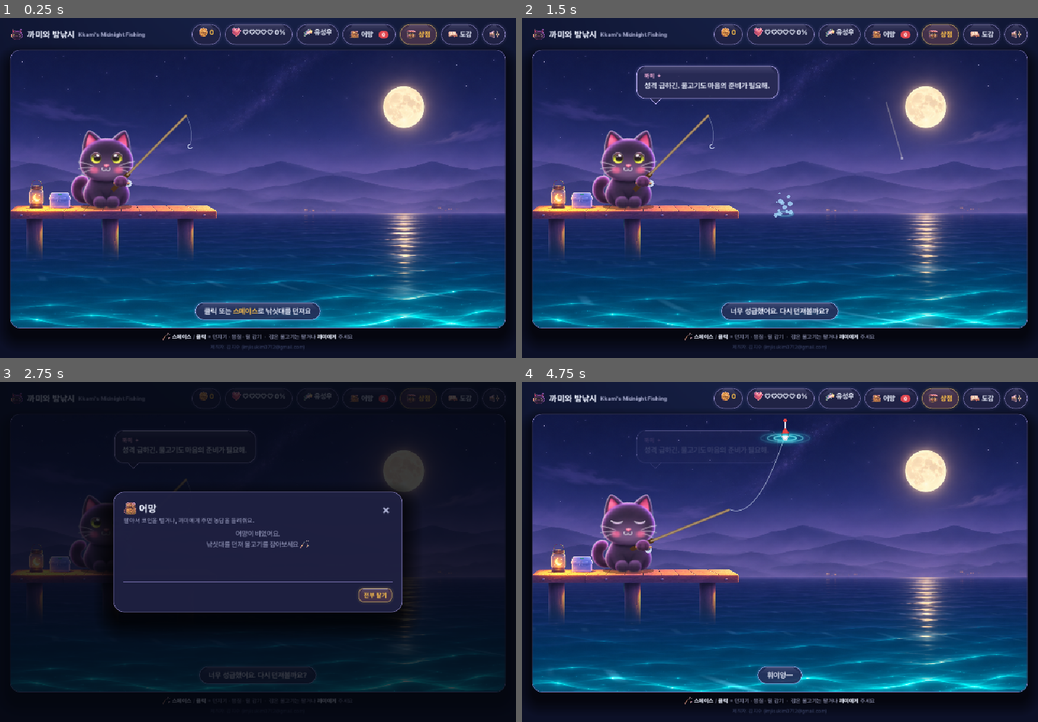
Above: before the commit, frames 1-4 (two rows, left to right).
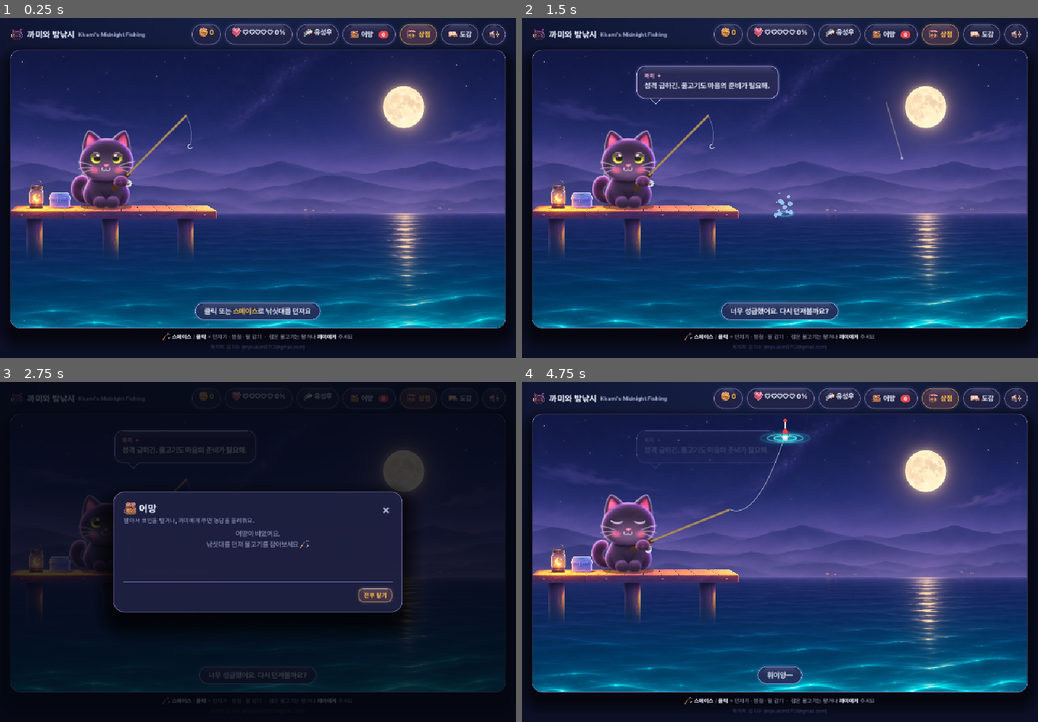
Above: after the commit, the same moments.

Repository: imjisukim0712-bit/Cat-Fishing
Game: Godot game, scene res://scenes/main.tscn
Two runs of this game, one before a commit and one after it. Both use one fixed random seed, a clock stepped at 60 frames per second and the inputs below.
Inputs (mouse positions are in pixels of both pictures, inside the frame that each line leads up to):
- Up to frame 1 (0.25 s): no input
- Up to frame 2 (1.5 s): tap Enter at 0.5, 0.6 s; move the mouse to (893, 171) at 0.52 s; hold D 0.53-1.25 s; click (893, 171) at 0.67 s; tap Space at 0.77 s; drag from (676, 205) to (754, 256) at 1.27 s
- Up to frame 3 (2.75 s): move the mouse to (309, 477) at 2.02 s; hold D from 2.03 s (still down); tap C at 2.1 s
- Up to frame 4 (4.75 s): release D at 2.75 s; click "어망" at 2.75 s; drag from (754, 620) to (625, 501) at 3.52 s; move the mouse to (934, 603) at 4.27 s; hold S from 4.28 s (still down); tap Keypad Enter at 4.35 s; tap Space at 4.52 s

The runs differ from the first frame. In frame 1, 3.8% of the frame differs, in the area x 2-98%, y 57-92%; in frame 2, 4.2%; in frame 3, 0.1%; in frame 4, 4.3%.

Commit message:
Make the painted sea itself flow; remove overlay streaks
The sea looked static while thin overlay glow stamps slid across it
like moving rectangles. Now:
- backdrop_water uses a flow-map: the painted sea is sampled twice at
  half-cycle offsets along the flow (horizon toward viewer, slight
  rightward drift, perspective-scaled) and crossfaded, so the painted
  waves themselves travel continuously without seams.
- Remove all overlay stamps on the water (moon column bits, streaks,
  post/lantern reflection bars).

Selftest 30/30. Rebuilt play/.

Co-Authored-By: Claude Opus 5.5 <noreply@anthropic.com>
Claude-Session: https://claude.ai/code/session_018P3p2Mzt546YvsHAaNYGJm

Diff:
--- a/godot/scripts/stage.gd
+++ b/godot/scripts/stage.gd
@@ -56,23 +56,9 @@
 	pier.position = _base + Vector2(0, PIER_TOP)
 	cat.position = _base
 	draw_water(Game.clock)
-	draw_reflections(Game.clock)
 
 func draw_water(tm: float) -> void:
-	# Soft alpha stamps accent the existing painting, never replace its waves.
-	# 물 위 반짝임은 셰이더와 같은 흐름을 탄다: 모두 아래(보는 쪽)로 밀려오며 오른쪽으로 살짝 흐름.
-	# 제자리에서 제각각 깜빡이는 효과는 쓰지 않는다.
-	for i in 14:   # 달빛 기둥: 수평선에서 아래로 흘러내리는 빛 조각
-		var depth := fmod(i / 14.0 + tm * 0.05, 1.0)
-		var x := 762 + depth * 10
-		var y := WATER + 5 + depth * 122
-		var fade := sin(depth * PI)   # 생겨나고 사라질 때 부드럽게
-		glow(x, y, 8 + depth * 16, 1.2 + depth, c("#ffe8ba", .05 * fade))
-	for i in 12:   # 가까운 물결 위 빛 띠: 같은 속도로 오른쪽 아래로 흐름
-		var k := fmod(i / 12.0 + tm * 0.03, 1.0)
-		var x := fmod(i * 173.3 + tm * 9.0, W + 60) - 30
-		var y := 440 + k * 90
-		glow(x, y, 14 + k * 12, 1.6, c("#92fbff", .06 * sin(k * PI)))
+	# 물결 움직임은 전부 backdrop_water 셰이더가 그림 자체를 흘려서 표현한다 (덧그리는 빛 조각 없음)
 	# 물속 물고기 그림자 (대기 중)
 	if Game.mode == "wait" and Game.fish:
 		var prog := minf(1.0, Game.t / maxf(.1, Game.bite_at))
@@ -95,15 +81,3 @@
 	for w in Game.ripples:
 		stroke_ell(w.x, w.y, w.r, w.r * 0.30, c("#12dfea", w.a * .3), 6)
 		stroke_ell(w.x, w.y, w.r, w.r * 0.30, c("#9afaff", w.a), 1.8)
-
-
-func draw_reflections(tm: float) -> void:
-	# Reflections follow the painted post centers, below their submerged tips.
-	var bottom := PIER_TOP + 740 * PIER_SCALE
-	for source_x in [220.0, 905.0, 1585.0]:
-		for i in 9:
-			var x: float = source_x * PIER_SCALE + sin(tm * .7 + i * 1.4) * 3
-			var y := bottom - 4 + i * 4.2
-			glow(x, y, 9 + sin(i * 2.1) * 3, 1.8, c("#c5a0bf", .10 * (1 - i / 9.0)))
-	for i in 13:
-		glow(237 * PIER_SCALE + sin(tm * .7 + i) * 3, WATER + 9 + i * 5, 6 + i * .35, 1.6, c("#ffd291", .09 * (1 - i / 13.0)))
--- a/godot/shaders/backdrop_water.gdshader
+++ b/godot/shaders/backdrop_water.gdshader
@@ -1,51 +1,38 @@
 shader_type canvas_item;
-// 배경 그림의 바다 부분을 '한 방향으로' 흐르게 하는 셰이더.
-// 모든 움직임이 하나의 물결 위상(phase)을 공유한다:
-//   물결 마루는 수평선 → 보는 사람 쪽으로 일정한 속도로 밀려오고, 살짝 오른쪽으로 비스듬히 흐른다.
-//   반짝임은 그 마루 위에만 생기고 마루와 같이 이동한다. 달빛 기둥 반짝임도 같은 흐름을 탄다.
-// 하늘·산(수평선 위)은 건드리지 않는다.
+// 배경 그림의 바다 자체를 '한 방향으로 흘러가게' 하는 셰이더 (플로우맵 방식).
+// 같은 바다 그림을 흐름 방향(수평선 → 보는 사람, 살짝 오른쪽)으로 시간차를 두고 두 번 읽어
+// 서로 교차시키며 섞는다. 그러면 그려진 물결 모양이 끊김 없이 계속 밀려오는 것처럼 보인다.
+// 이동량은 원근에 맞춘다: 먼 물은 느리게, 가까운 물은 빠르게. 하늘·산(수평선 위)은 그대로.
 
 uniform float horizon = 0.5823;     // 그림에서 수평선 높이 (548 / 941)
-uniform float moon_x = 0.794;       // 달빛 기둥 가로 위치 (1327 / 1672)
-uniform float strength = 1.0;       // 날씨(폭풍·만조)에 따라 키움
-uniform float speed = 0.35;         // 물결이 밀려오는 속도
-uniform float drift = 0.06;         // 물결 마루의 기울기(오른쪽으로 흐르는 정도)
+uniform float strength = 1.0;       // 날씨(폭풍·만조)에 따라 흐름을 빠르게
+uniform float cycle = 3.2;          // 한 번 흘러가는 주기(초)
+uniform float travel = 0.11;        // 한 주기 동안 깊이 방향으로 흘러오는 양
+uniform float drift = 0.010;        // 한 주기 동안 오른쪽으로 흐르는 양
 
-// 원근 깊이: 수평선 근처는 촘촘하게, 가까울수록 넓게 (1/z 형태)
-float depth_coord(float d) {
-	return 1.0 / (d + 0.12);
+float z_of(float d) { return 1.0 / (d + 0.12); }          // 원근 깊이 (수평선 쪽이 큼)
+float d_of(float z) { return 1.0 / z - 0.12; }
+
+vec4 sample_flow(sampler2D tex, vec2 uv, float d, float k) {
+	// k(0~1) 만큼 흘러온 상태: 지금 이 자리에는 '조금 더 먼 곳'에 있던 물이 와 있다
+	float z = z_of(d) + travel * k * strength;
+	float ds = max(d_of(z), 0.004);
+	vec2 s = vec2(uv.x - drift * k * strength * (0.3 + d), horizon + ds * (1.0 - horizon));
+	return texture(tex, s);
 }
 
 void fragment() {
 	vec2 uv = UV;
-	float t = TIME;
-	vec4 col;
 	if (uv.y <= horizon) {
-		col = texture(TEXTURE, uv);
+		COLOR = texture(TEXTURE, uv);
 	} else {
 		float d = clamp((uv.y - horizon) / (1.0 - horizon), 0.0, 1.0);   // 0 = 수평선, 1 = 맨 아래
-		float z = depth_coord(d);
-		// 하나의 위상: 깊이 방향으로 진행(밀려옴) + 가로로 살짝 기울어 오른쪽으로 흐름
-		float phase = z * 9.0 + uv.x * drift * 40.0 * (0.4 + d) + t * speed * 6.2832;
-		float amp = mix(0.0003, 0.0040, d * d) * strength;
-		vec2 w = uv;
-		w.y += sin(phase) * amp;                 // 마루가 지나갈 때 위아래로
-		w.x += cos(phase) * amp * 0.35;          // 원운동(같은 위상) — 제멋대로 흔들리지 않음
-		w.y = max(w.y, horizon + 0.002);
-		col = texture(TEXTURE, w);
-
-		// 마루 위 반짝임: 마루(sin≈1)에서만, 가로로는 일정한 간격의 결을 따라 같은 방향으로 이동
-		float crest = smoothstep(0.82, 1.0, sin(phase));
-		// 두 주파수(비율이 정수배가 아님)를 곱해 간격이 기계적으로 일정해 보이지 않게, 이동 방향은 같게
-		float gx = (uv.x - t * 0.012) * mix(260.0, 70.0, d) + z * 3.0;
-		float grain = (0.5 + 0.5 * sin(gx)) * (0.45 + 0.55 * sin(gx * 0.37 + 1.3 + z));
-		float lum = dot(col.rgb, vec3(0.3, 0.5, 0.2));
-		col.rgb += crest * smoothstep(0.35, 1.0, grain) * lum * (0.10 + 0.40 * d) * strength;
-
-		// 달빛 기둥: 같은 위상으로 아래로 흘러내리는 반짝임
-		float column = exp(-pow((uv.x - moon_x) / 0.026, 2.0)) * (1.0 - d * 0.5);
-		float glint = smoothstep(0.55, 1.0, sin(phase * 1.0));
-		col.rgb += column * glint * vec3(1.0, 0.88, 0.66) * 0.28;
+		float t = TIME * strength / cycle;
+		float p0 = fract(t);
+		float p1 = fract(t + 0.5);
+		vec4 a = sample_flow(TEXTURE, uv, d, p0);
+		vec4 b = sample_flow(TEXTURE, uv, d, p1);
+		float mixk = abs(0.5 - p0) * 2.0;          // a 가 처음으로 돌아가는 순간엔 b 만 보이게
+		COLOR = mix(a, b, mixk);
 	}
-	COLOR = col;
 }
Not shown, changed: play/index.pck
